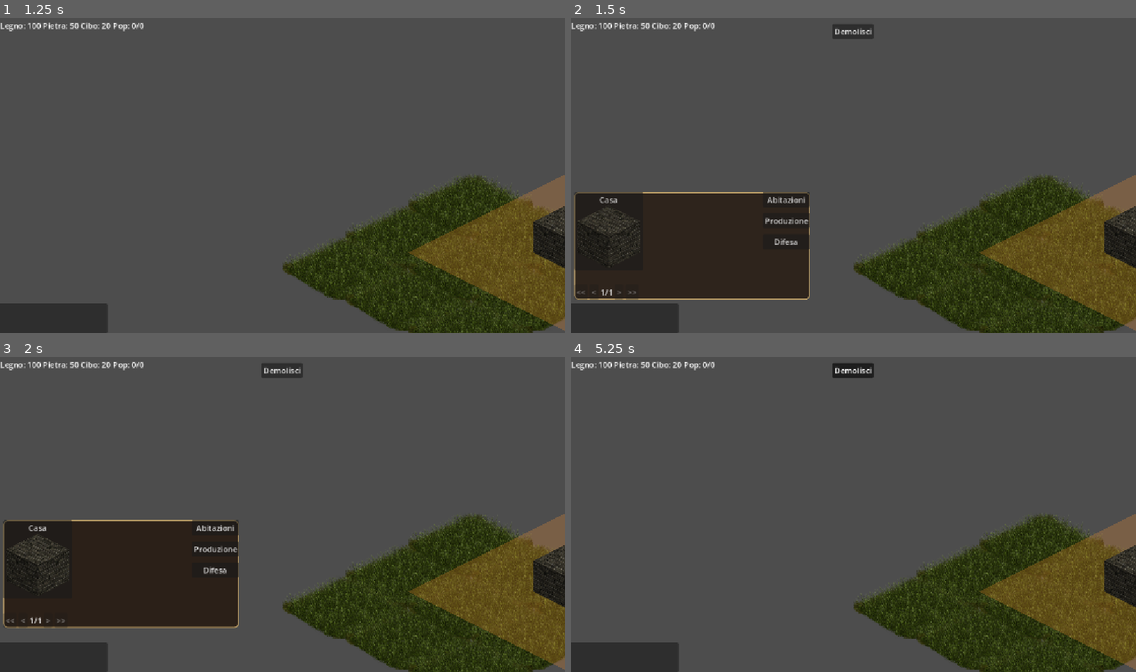
Above: before the commit, frames 1-4 (two rows, left to right).
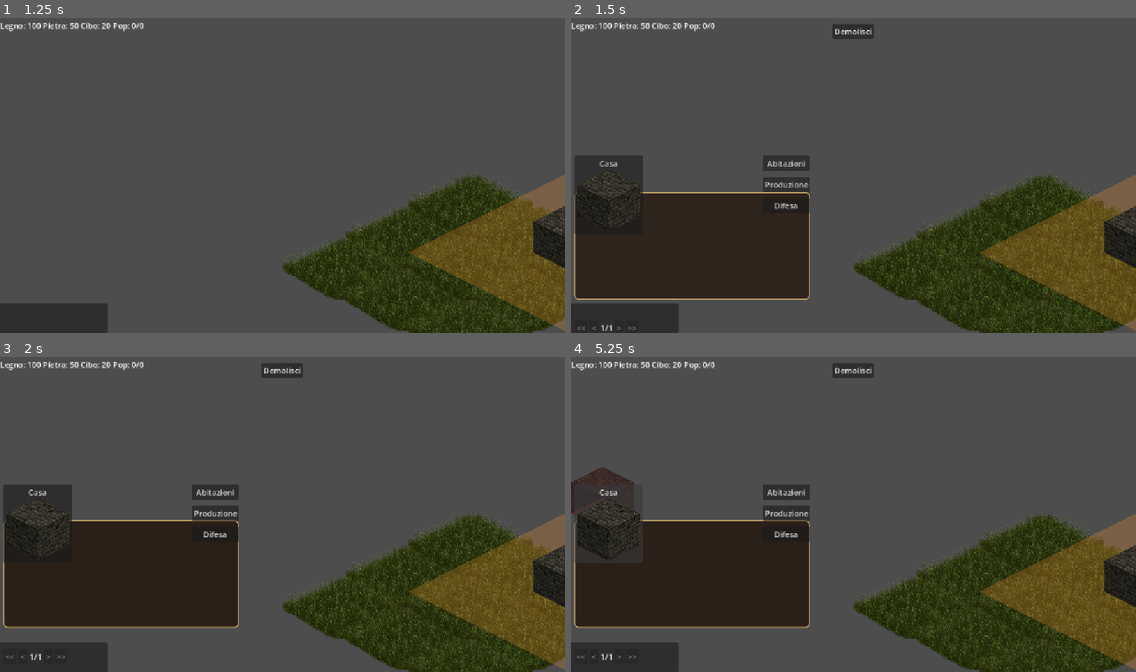
Above: after the commit, the same moments.

Repository: IlPeNNa/BT7K
Game: Godot game, scene res://scenes/menus/main_menu.tscn
The game is run twice, just before and just after one commit, with the same random seed, the same clock (stepped at 60 frames per second) and the same inputs.
Inputs (mouse positions are in pixels of both pictures, inside the frame that each line leads up to):
- Up to frame 1 (1.25 s): click "Nuova Partita" at 0.5 s
- Up to frame 2 (1.5 s): click (582, 317) at 1.25 s
- Up to frame 3 (2 s): no input
- Up to frame 4 (5.25 s): click (610, 656) at 2 s; click (633, 656) at 2.75 s; click (661, 656) at 3.5 s; click "Demolisci" at 4.25 s; click (610, 523) at 5 s, where only the run after the commit has a clickable "Casa"

Frame 1 is identical in both runs. In frame 2, 2.9% of the frame differs, in the area x 0-43%, y 43-100%; in frame 3, 2.9%; in frame 4, 16%, in the area x 0-53%, y 3-97%.

Commit message:
Update 4 agosto

Diff:
--- a/autoload/resource_manager.gd
+++ b/autoload/resource_manager.gd
@@ -56,6 +56,17 @@
 	population_current = population_max
 	population_changed.emit(population_current, population_max)
 
+func remove_population_capacity(amount: int) -> void:
+	# Simmetrico ad add_population_capacity, ma robusto anche se in futuro
+	# population_current diverge da population_max (eventi, carestie, ecc.):
+	# abbassiamo solo il tetto, e "espelliamo" l'eccedenza se necessario.
+	# Non tocchiamo mai population_current se è già sotto il nuovo max.
+	if amount <= 0:
+		return
+	population_max = max(0, population_max - amount)
+	population_current = min(population_current, population_max)
+	population_changed.emit(population_current, population_max)
+
 func reset_resources(new_resources: Dictionary) -> void:
 	# Usato dal caricamento: sostituisce le risorse attuali con quelle salvate
 	# ed emette il segnale per ogni risorsa, così la TopBar si aggiorna subito.
--- a/scenes/ui/confirm_spend_dialog.tscn
+++ b/scenes/ui/confirm_spend_dialog.tscn
@@ -52,11 +52,16 @@
 
 [node name="ButtonsRow" type="HBoxContainer" parent="ModalPanel/Margin/Content" unique_id=1205695036]
 layout_mode = 2
-
-[node name="ConfirmButton" type="Button" parent="ModalPanel/Margin/Content/ButtonsRow" unique_id=1807482597]
-layout_mode = 2
-text = "Conferma"
+theme_override_constants/separation = 12
+alignment = 1
 
 [node name="CancelButton" type="Button" parent="ModalPanel/Margin/Content/ButtonsRow" unique_id=1782719448]
 layout_mode = 2
 text = "Annulla"
+
+[node name="ConfirmButton" type="Button" parent="ModalPanel/Margin/Content/ButtonsRow" unique_id=1807482597]
+layout_mode = 2
+theme_override_constants/outline_size = 0
+theme_override_constants/h_separation = 4
+theme_override_constants/line_spacing = 0
+text = "Conferma"
--- a/scenes/ui/main_hud.gd
+++ b/scenes/ui/main_hud.gd
@@ -249,20 +249,27 @@
 	var start_index := _current_page * BUILDINGS_PER_PAGE
 	var end_index: int = min(start_index + BUILDINGS_PER_PAGE, filtered.size())
 
-	for i in range(start_index, end_index):
-		var data := filtered[i]
-		var btn := Button.new()
-		btn.text = data.display_name
-		btn.icon = BUILDING_PLACEHOLDER_ICON
-		btn.expand_icon = true
-		btn.icon_alignment = HORIZONTAL_ALIGNMENT_CENTER
-		btn.vertical_icon_alignment = VERTICAL_ALIGNMENT_BOTTOM
-		btn.alignment = HORIZONTAL_ALIGNMENT_CENTER
-		btn.custom_minimum_size = BUILDING_CARD_SIZE
-		btn.pressed.connect(func(): _on_building_selected(data))
-		btn.mouse_entered.connect(func(): _show_info_popup(data, btn))
-		btn.mouse_exited.connect(_hide_info_popup)
-		buildings_grid.add_child(btn)
+	for i in range(BUILDINGS_PER_PAGE):
+		var slot_index := start_index + i
+		if slot_index < end_index:
+			var data := filtered[slot_index]
+			var btn := Button.new()
+			btn.text = data.display_name
+			btn.icon = BUILDING_PLACEHOLDER_ICON
+			btn.expand_icon = true
+			btn.icon_alignment = HORIZONTAL_ALIGNMENT_CENTER
+			btn.vertical_icon_alignment = VERTICAL_ALIGNMENT_BOTTOM
+			btn.alignment = HORIZONTAL_ALIGNMENT_CENTER
+			btn.custom_minimum_size = BUILDING_CARD_SIZE
+			btn.pressed.connect(func(): _on_building_selected(data))
+			buildings_grid.add_child(btn)
+		else:
+			# Slot vuoto: mantiene la geometria 2x2 fissa senza che le card
+			# esistenti "scivolino" a riempire il buco. Non interattivo:
+			# placeholder puro in attesa che ci sia un edificio da mostrare.
+			var empty_slot := Control.new()
+			empty_slot.custom_minimum_size = BUILDING_CARD_SIZE
+			buildings_grid.add_child(empty_slot)
 
 	_update_page_nav()
 
--- a/scenes/world/kingdom_thenorth.gd
+++ b/scenes/world/kingdom_thenorth.gd
@@ -324,6 +324,9 @@
 		if refund > 0:
 			ResourceManager.add_resource(resource_name, refund)
 
+	if building.building_data.population_capacity > 0:
+		ResourceManager.remove_population_capacity(building.building_data.population_capacity)
+
 	building.queue_free()
 	occupied_cells.erase(cell)
 	NotificationManager.notify("Edificio demolito.", NotificationManager.NotificationType.INFO)
